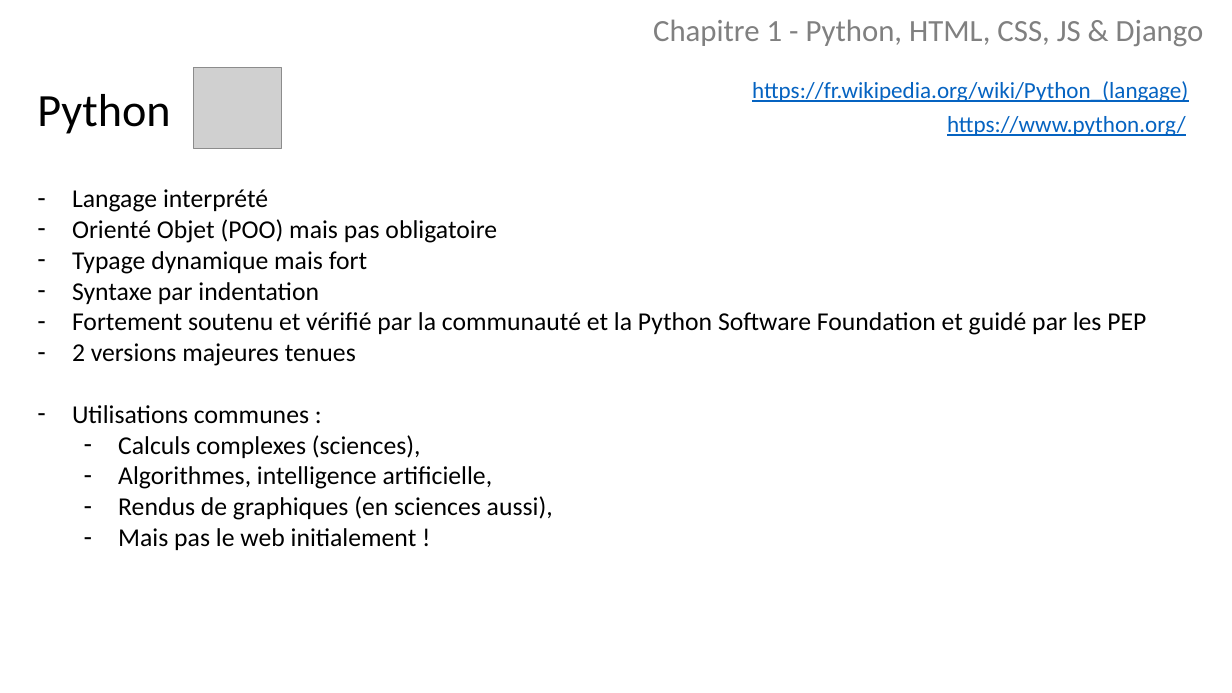
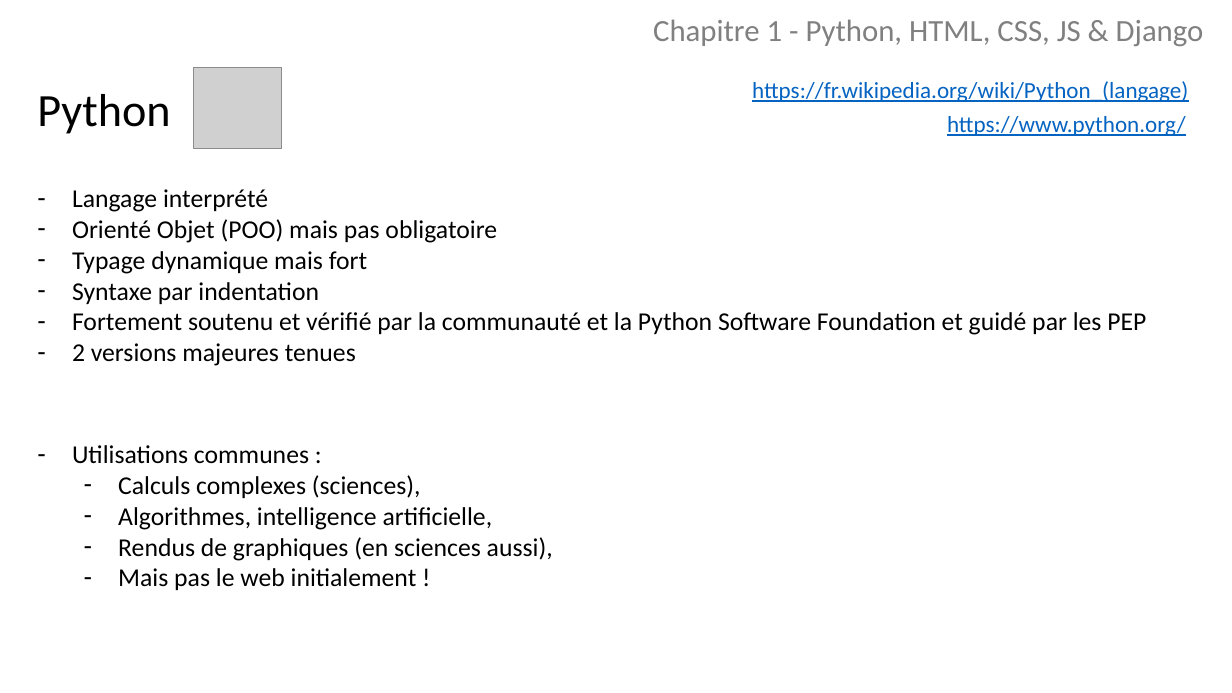
Before and after one commit to borgia-app/Borgia-docs, a slide deck: slide 2 of presentations/Python.pptx. Drawn at 1232x693 pixels with LibreOffice and Linux fonts; fonts in the diff are those of the drawing; grey boxes stand for pictures. Boxes give left, top, right and bottom in pixels: in the first picture for what was removed or moved away, otherwise in the second. Text is boxed around its words. In the diff, an @@ line names an element or a change of style, - is before the commit and + after.

```diff
--- a/presentations/Python.pptx
+++ b/presentations/Python.pptx
@@ text at (x1=72, y1=405, x2=553, y2=550): paragraphs removed @@
-– Utilisations communes :
-  – Calculs complexes (sciences),
-  – Algorithmes, intelligence artificielle,
-  – Rendus de graphiques (en sciences aussi),
-  – Mais pas le web initialement !
@@ text added at (x1=72, y1=445, x2=553, y2=590), 20 pt, text #000000 @@
+– Utilisations communes :
+  – Calculs complexes (sciences),
+  – Algorithmes, intelligence artificielle,
+  – Rendus de graphiques (en sciences aussi),
+  – Mais pas le web initialement !
```
Also in this commit, not shown: 13 other slides changed, 10 slides added, 1 slide removed, 1 other file.
